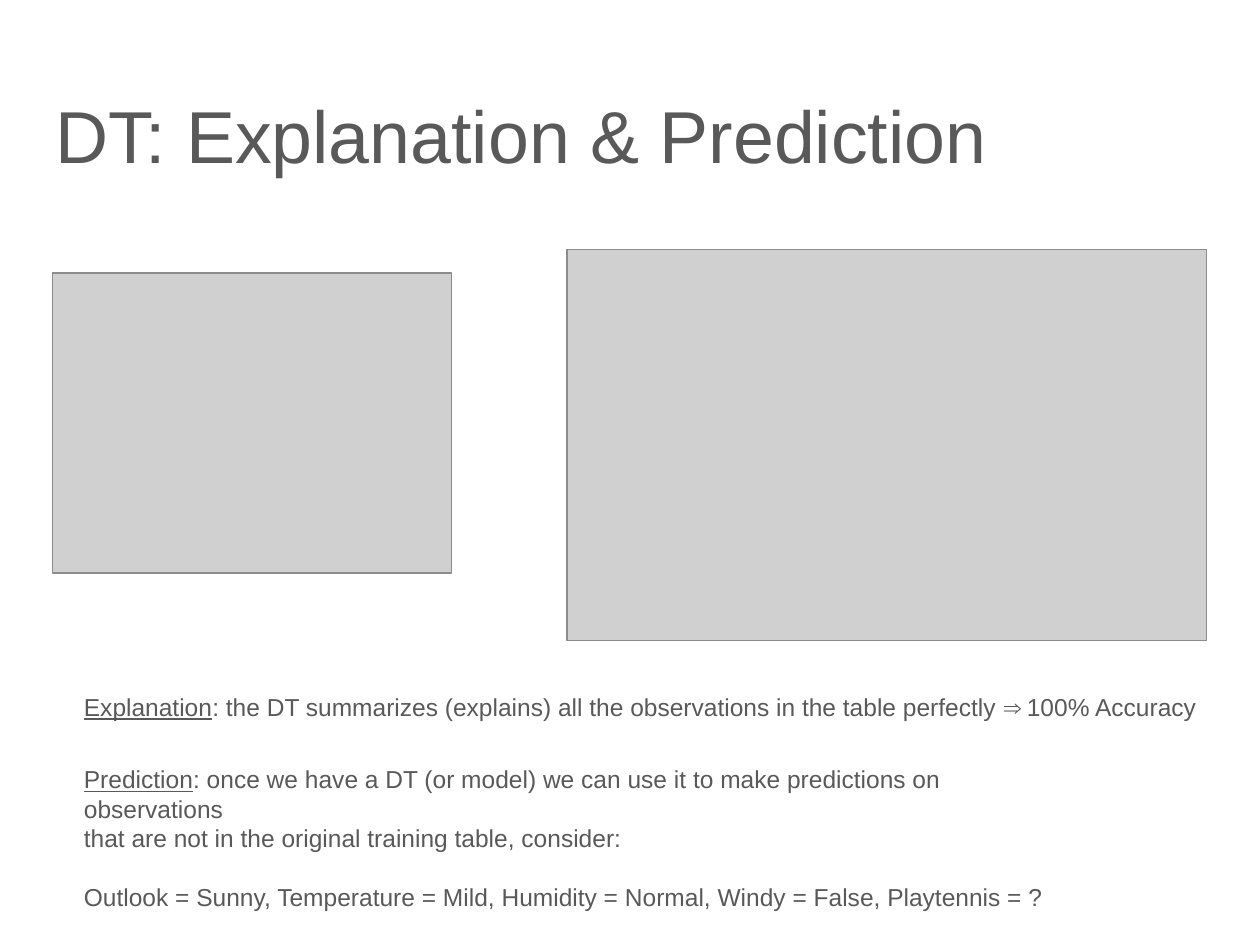
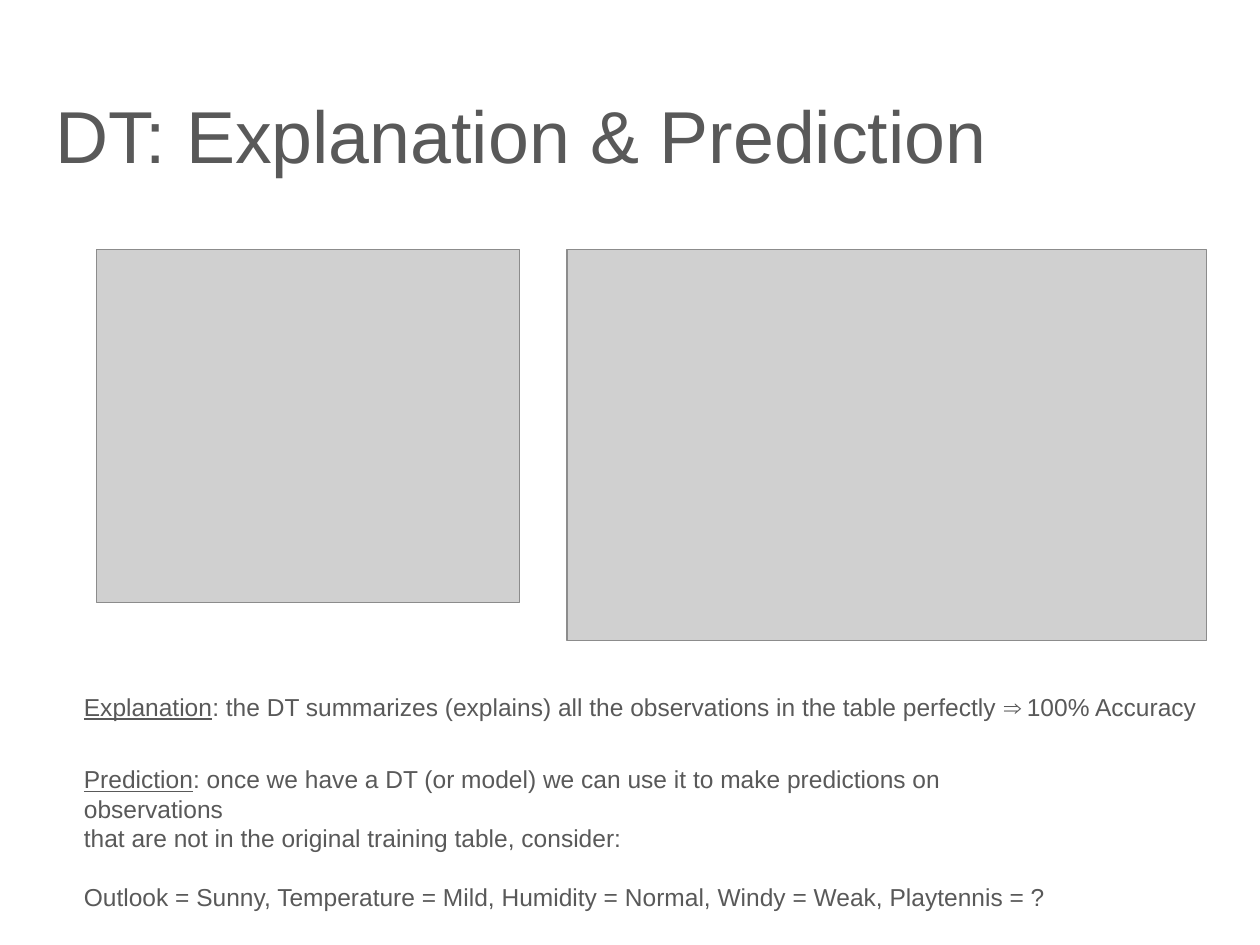
Before and after one commit to lutzhamel/CSC310, a slide deck: slide 15 of notes/06-machine-learning-basics-1.pptx. Drawn at 1260x945 pixels with LibreOffice and Linux fonts; fonts in the diff are those of the drawing; grey boxes stand for pictures. Boxes give left, top, right and bottom in pixels: in the first picture for what was removed or moved away, otherwise in the second. Text is boxed around its words. In the diff, an @@ line names an element or a change of style, - is before the commit and + after.

```diff
--- a/notes/06-machine-learning-basics-1.pptx
+++ b/notes/06-machine-learning-basics-1.pptx
@@ picture: place and size @@
-picture at <box>53,273,452,573</box>
+picture at <box>97,249,520,602</box>
@@ text at <box>84,888,1003,911</box>: text changed @@
-Outlook = Sunny, Temperature = Mild, Humidity = Normal, Windy = False, Playtennis = ?
+Outlook = Sunny, Temperature = Mild, Humidity = Normal, Windy = Weak, Playtennis = ?
```
Also in this commit, not shown: 11 other slides changed, 2 slides added, 14 other files.
